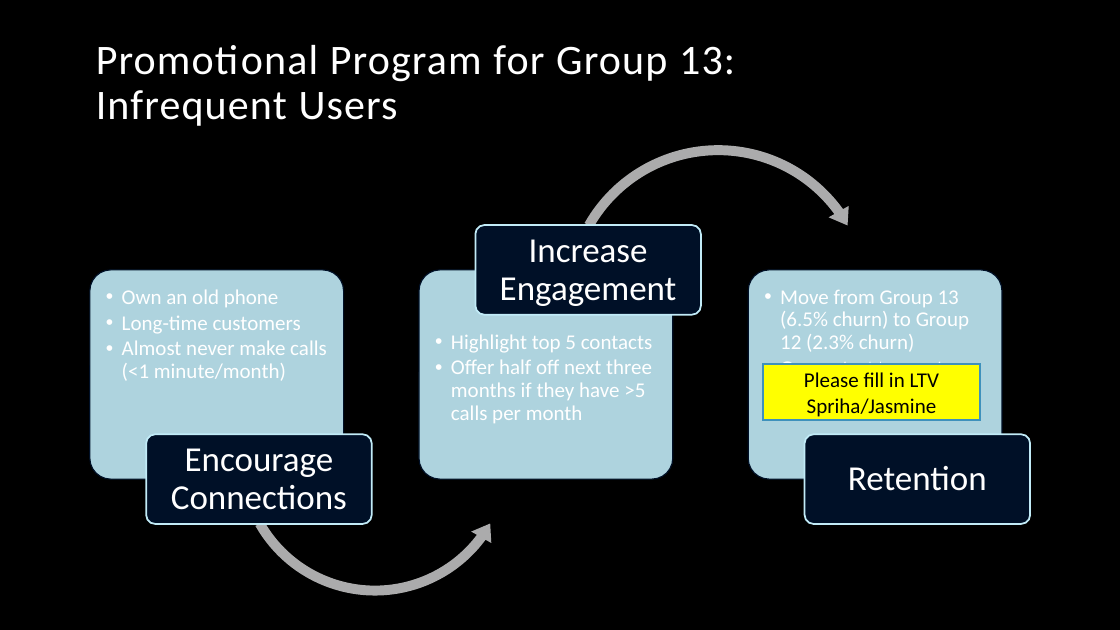
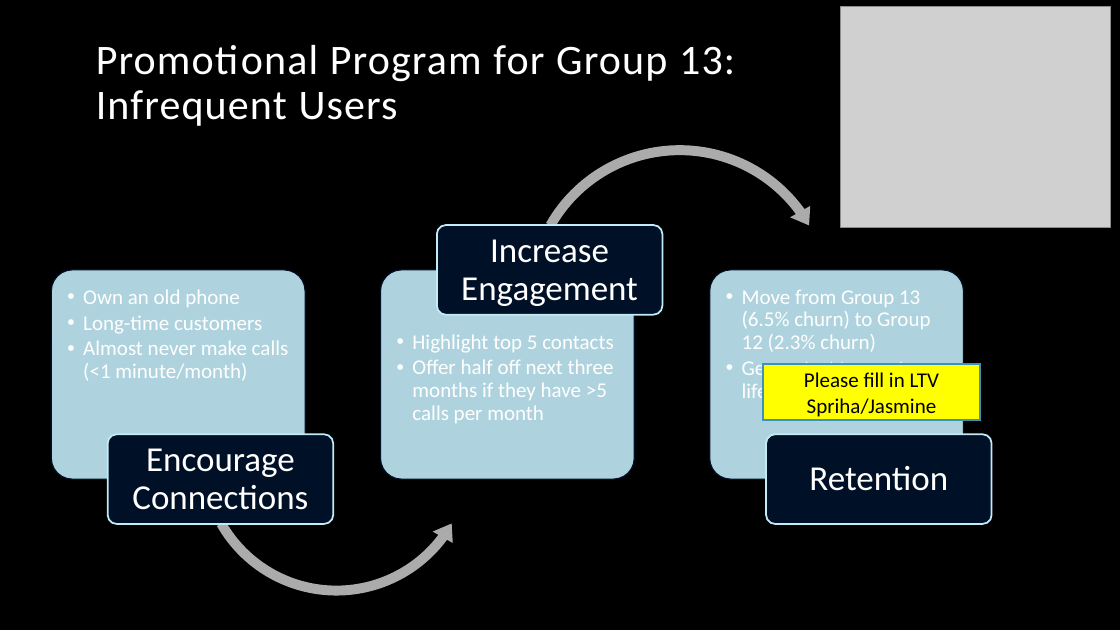
Before and after one commit to Oldyeller89/M_A_HW_Git, a slide deck: slide 4 of Assignment7/Group2_Presentation_Cell2CellPart2.pptx (slide 3 before the commit). Drawn at 1120x630 pixels with LibreOffice and Linux fonts; fonts in the diff are those of the drawing; grey boxes stand for pictures; background and template pictures are left out. Boxes give left, top, right and bottom in pixels: in the first picture for what was removed or moved away, otherwise in the second. Text is boxed around its words. In the diff, an @@ line names an element or a change of style, - is before the commit and + after.

```diff
--- a/Assignment7/Group2_Presentation_Cell2CellPart2.pptx
+++ b/Assignment7/Group2_Presentation_Cell2CellPart2.pptx
@@ picture added at [840,7,1111,228] @@
@@ text "Highlight top 5 contacts": place and size @@
-text "Highlight top 5 contacts" at [451,334,653,423]
+text "Highlight top 5 contacts" at [412,334,614,423]
@@ 6 rounded rectangles, 5 texts, 1 left circular arrow, 1 circular arrow: place and size @@
-6 rounded rectangles, 5 texts, 1 left circular arrow, 1 circular arrow at [90,139,1030,602]
+6 rounded rectangles, 5 texts, 1 left circular arrow, 1 circular arrow at [51,139,991,602]
```
Also in this commit, not shown: 2 other slides changed, 1 slide added, 4 other files.
